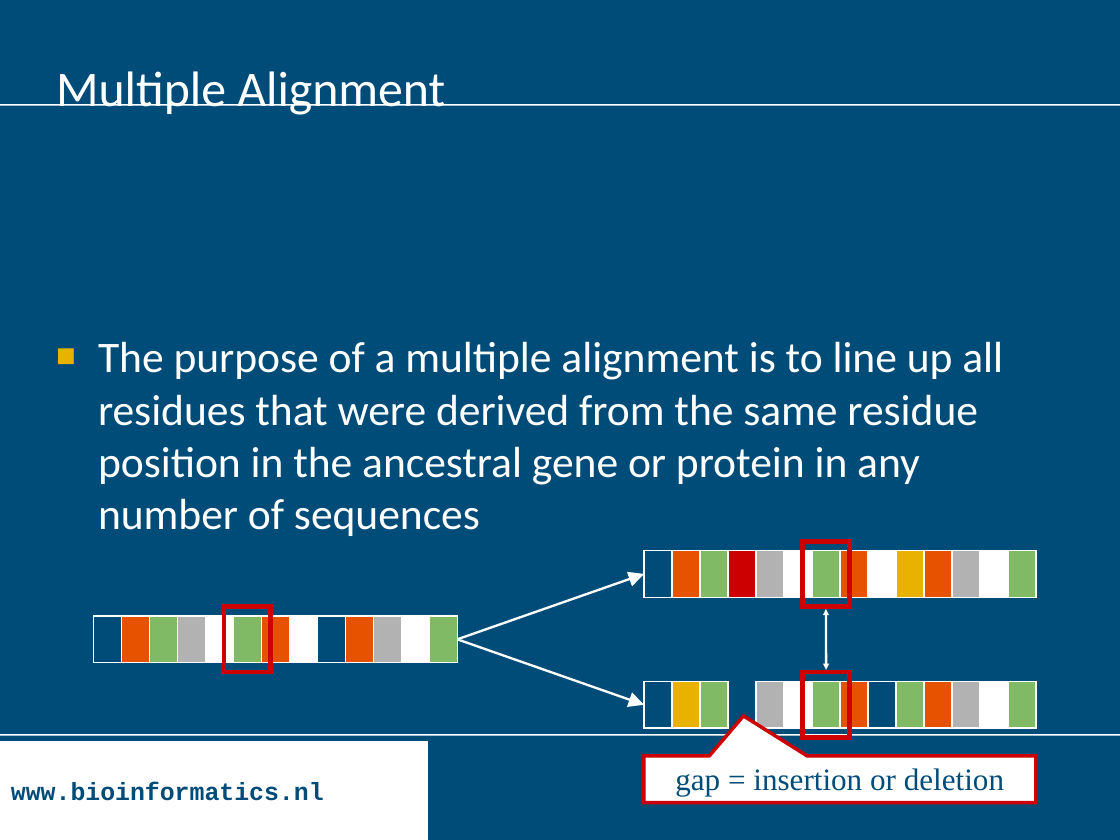
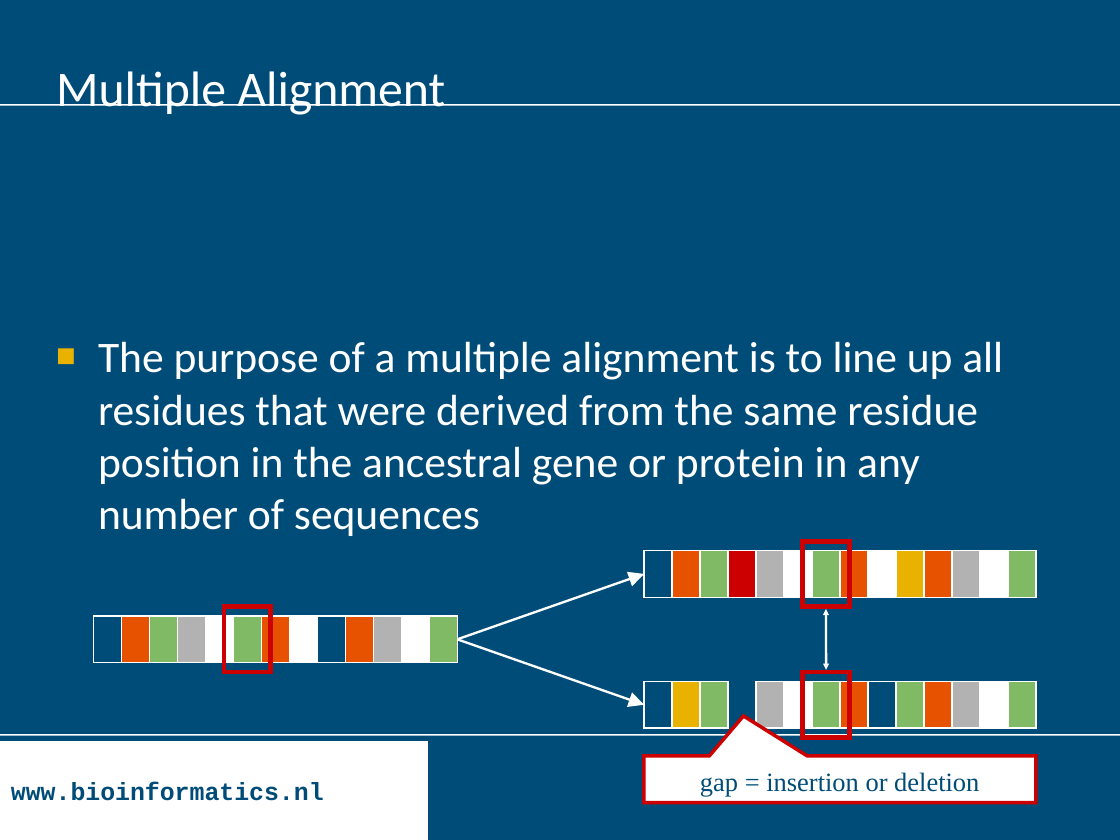
Before and after one commit to BioinformaticsTraining/Introduction-to-Bioinformatics, a slide deck: slide 3 of Presentations/CURRENT USE/Presentations/multalign.ppt. Drawn at 1120x840 pixels with LibreOffice and Linux fonts; fonts in the diff are those of the drawing; background and template pictures are left out. Boxes give left, top, right and bottom in pixels: in the first picture for what was removed or moved away, otherwise in the second. Text is boxed around its words. In the diff, an @@ line names an element or a change of style, - is before the commit and + after.

```diff
--- a/Presentations/CURRENT USE/Presentations/multalign.ppt
+++ b/Presentations/CURRENT USE/Presentations/multalign.ppt
@@ speech box "gap = insertion or deletion" at [644,756,1036,803]: size 20 to 17 pt; line spacing 1 to 0.9 @@
```
Also in this commit, not shown: 6 other slides changed, 10 other files.
